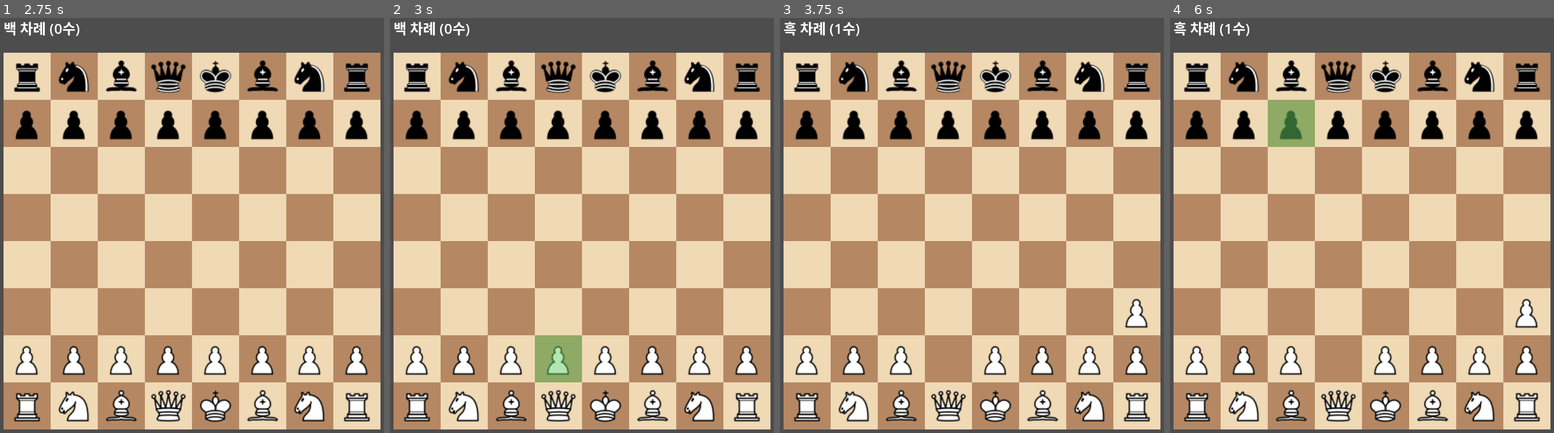
Above: before the commit, frames 1-4 (left to right).
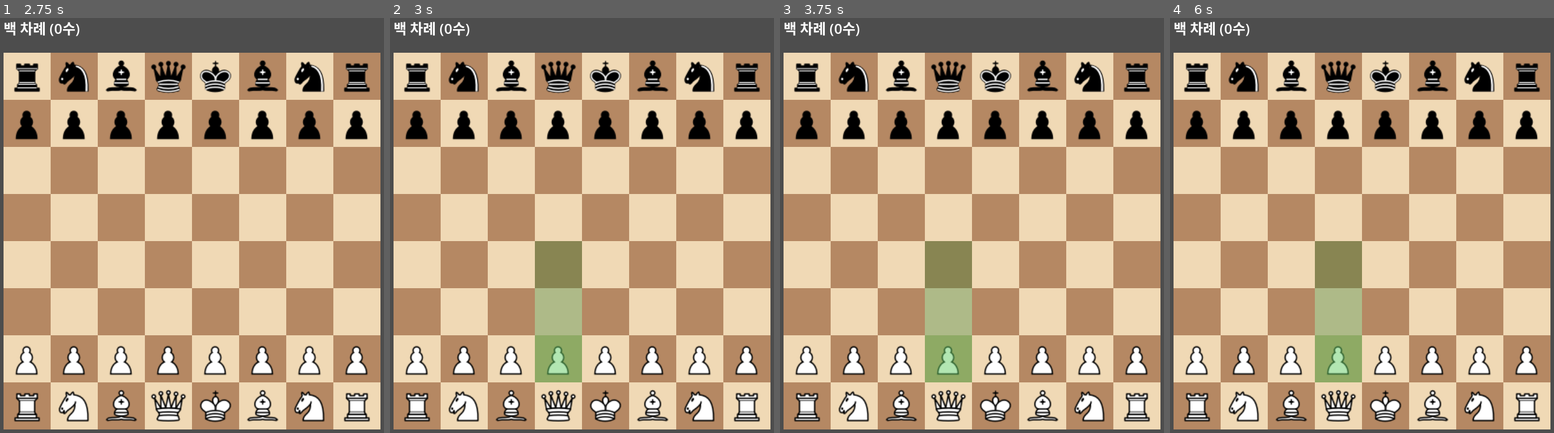
Above: after the commit, the same moments.

Repository: songhj0427/chess-godot
Game: Godot game, scene res://main.tscn
Two runs of this game, one before a commit and one after it. Both use one fixed random seed, a clock stepped at 60 frames per second and the inputs below.
Inputs (mouse positions are in pixels of both pictures, inside the frame that each line leads up to):
- Up to frame 1 (2.75 s): tap Enter at 0.5, 2 s; move the mouse to (295, 217) at 0.52 s; click (295, 217) at 0.67 s; tap Space at 1.25 s; move the mouse to (96, 262) at 1.27 s; click (96, 262) at 1.42 s; move the mouse to (238, 138) at 2.02 s; click (238, 138) at 2.17 s
- Up to frame 2 (3 s): tap Space at 2.75 s; move the mouse to (558, 333) at 2.77 s; click (558, 333) at 2.92 s
- Up to frame 3 (3.75 s): tap Enter at 3.5 s; move the mouse to (1114, 312) at 3.52 s; click (1114, 312) at 3.67 s
- Up to frame 4 (6 s): tap Space at 4.25 s; move the mouse to (1219, 171) at 4.27 s; click (1219, 171) at 4.42 s; move the mouse to (1385, 242) at 5.02 s; click (1385, 242) at 5.17 s; move the mouse to (1292, 121) at 5.77 s; click (1292, 121) at 5.92 s

Frame 1 is identical in both runs. In frame 2, 2.8% of the frame differs, in the area x 37-50%, y 53-77%; in frame 3, 4.6%; in frame 4, 5.9%, in the area x 1-96%, y 0-88%.

Commit message:
feat: 기물별 이동 규칙

Diff:
--- a/chess_board.gd
+++ b/chess_board.gd
@@ -12,6 +12,101 @@
 
 var turn: Piece.Side = Piece.Side.WHITE
 var move_count: int = 0
+
+const DIR_STRAIGHT: Array[Vector2i] = [
+	Vector2i(0, -1), Vector2i(0, 1), Vector2i(-1, 0), Vector2i(1, 0),
+]
+
+const DIR_DIAGONAL: Array[Vector2i] = [
+	Vector2i(-1, -1), Vector2i(1, -1), Vector2i(-1, 1), Vector2i(1, 1),
+]
+
+const DIR_ALL: Array[Vector2i] = DIR_STRAIGHT + DIR_DIAGONAL
+
+const KNIGHT_OFFSETS: Array[Vector2i] = [
+	Vector2i(1, -2), Vector2i(2, -1), Vector2i(2, 1), Vector2i(1, 2),
+	Vector2i(-1, 2), Vector2i(-2, 1), Vector2i(-2, -1), Vector2i(-1, -2),
+]
+
+func _slide_moves(from: Vector2i, directions: Array[Vector2i]) -> Array[Vector2i]:
+	var result: Array[Vector2i] = []
+	var side := get_piece(from).side
+
+	for dir in directions:
+		var pos := from + dir
+		while is_inside(pos):
+			var target := get_piece(pos)
+			if target == null:
+				result.append(pos)
+			else:
+				if target.side != side:
+					result.append(pos)    # 상대 기물은 잡을 수 있음
+				break                      # 아군이든 적이든 여기서 막힘
+			pos += dir
+
+	return result
+
+func _step_moves(from: Vector2i, offsets: Array[Vector2i]) -> Array[Vector2i]:
+	var result: Array[Vector2i] = []
+	var side := get_piece(from).side
+
+	for offset in offsets:
+		var pos := from + offset
+		if not is_inside(pos):
+			continue
+		var target := get_piece(pos)
+		if target == null or target.side != side:
+			result.append(pos)
+
+	return result
+
+func _pawn_moves(from: Vector2i) -> Array[Vector2i]:
+	var result: Array[Vector2i] = []
+	var piece := get_piece(from)
+	var dir := -1 if piece.side == Piece.Side.WHITE else 1
+
+	# 1. 한 칸 전진 (빈 칸일 때만)
+	var one := from + Vector2i(0, dir)
+	if is_inside(one) and is_empty(one):
+		result.append(one)
+
+		# 2. 두 칸 전진 (첫 수이고, 한 칸도 두 칸도 비었을 때)
+		var two := from + Vector2i(0, dir * 2)
+		if not piece.has_moved and is_inside(two) and is_empty(two):
+			result.append(two)
+
+	# 3. 대각선 잡기 (상대 기물이 있을 때만)
+	for dx in [-1, 1]:
+		var diag := from + Vector2i(dx, dir)
+		if not is_inside(diag):
+			continue
+		var target := get_piece(diag)
+		if target != null and target.side != piece.side:
+			result.append(diag)
+
+	return result
+
+func get_moves(from: Vector2i) -> Array[Vector2i]:
+	var piece := get_piece(from)
+	if piece == null:
+		return []
+
+	match piece.type:
+		Piece.Type.PAWN:
+			return _pawn_moves(from)
+		Piece.Type.KNIGHT:
+			return _step_moves(from, KNIGHT_OFFSETS)
+		Piece.Type.KING:
+			return _step_moves(from, DIR_ALL)
+		Piece.Type.BISHOP:
+			return _slide_moves(from, DIR_DIAGONAL)
+		Piece.Type.ROOK:
+			return _slide_moves(from, DIR_STRAIGHT)
+		Piece.Type.QUEEN:
+			return _slide_moves(from, DIR_ALL)
+
+	return []
+
 
 func switch_turn() -> void:
 	turn = Piece.Side.BLACK if turn == Piece.Side.WHITE else Piece.Side.WHITE
--- a/main.gd
+++ b/main.gd
@@ -15,6 +15,7 @@
 var chess_board := ChessBoard.new()
 
 var selected: Vector2i = Vector2i(-1, -1)
+var legal_moves: Array[Vector2i] = []
 
 const SHEET_PATH := "res://assets/pieces.svg"
 const SHEET_COLS := 6
@@ -45,6 +46,9 @@
 }
 
 var textures: Dictionary = {}
+
+const COLOR_MOVE := Color(0.2, 0.5, 0.2, 0.35)
+const COLOR_CAPTURE := Color(0.8, 0.2, 0.2, 0.4)
 
 func board_to_screen(pos: Vector2i) -> Vector2:
 	return BOARD_OFFSET + Vector2(pos) * SQUARE_SIZE
@@ -126,19 +130,27 @@
 	if not is_inside(selected):
 		# 상태 1: 선택 없음 — 고르기
 		if clicked_piece != null and clicked_piece.side == chess_board.turn:
-			selected = cell
+			_select(cell)
 	else:
 		# 상태 2: 선택 있음
 		if cell == selected:
-			selected = Vector2i(-1, -1)                     # 같은 칸 → 선택 해제
+			_deselect()      				              # 같은 칸 → 선택 해제
 		elif clicked_piece != null and clicked_piece.side == chess_board.turn:
-			selected = cell                                 # 내 다른 기물 → 선택 변경
-		else:
-			chess_board.move_piece(selected, cell)          # 그 외 → 이동
+			_select(cell)                                 # 내 다른 기물 → 선택 변경
+		elif cell in legal_moves:
+			chess_board.move_piece(selected, cell)        # 그 외 → 이동
 			chess_board.switch_turn()
-			selected = Vector2i(-1, -1)
+			_deselect()
 
 	_refresh()
+
+func _select(cell: Vector2i) -> void:
+	selected = cell
+	legal_moves = chess_board.get_moves(cell)
+
+func _deselect() -> void:
+	selected = Vector2i(-1, -1)
+	legal_moves = []
 
 func _update_highlight() -> void:
 	for child in highlight_visual.get_children():
@@ -147,10 +159,17 @@
 	if not is_inside(selected):
 		return
 
+	_add_highlight(selected, COLOR_SELECT)
+
+	for move in legal_moves:
+		var color := COLOR_CAPTURE if not chess_board.is_empty(move) else COLOR_MOVE
+		_add_highlight(move, color)
+
+func _add_highlight(pos: Vector2i, color: Color) -> void:
 	var rect := ColorRect.new()
 	rect.size = Vector2(SQUARE_SIZE, SQUARE_SIZE)
-	rect.position = board_to_screen(selected)
-	rect.color = COLOR_SELECT
+	rect.position = board_to_screen(pos)
+	rect.color = color
 	rect.mouse_filter = Control.MOUSE_FILTER_IGNORE
 	highlight_visual.add_child(rect)
 
